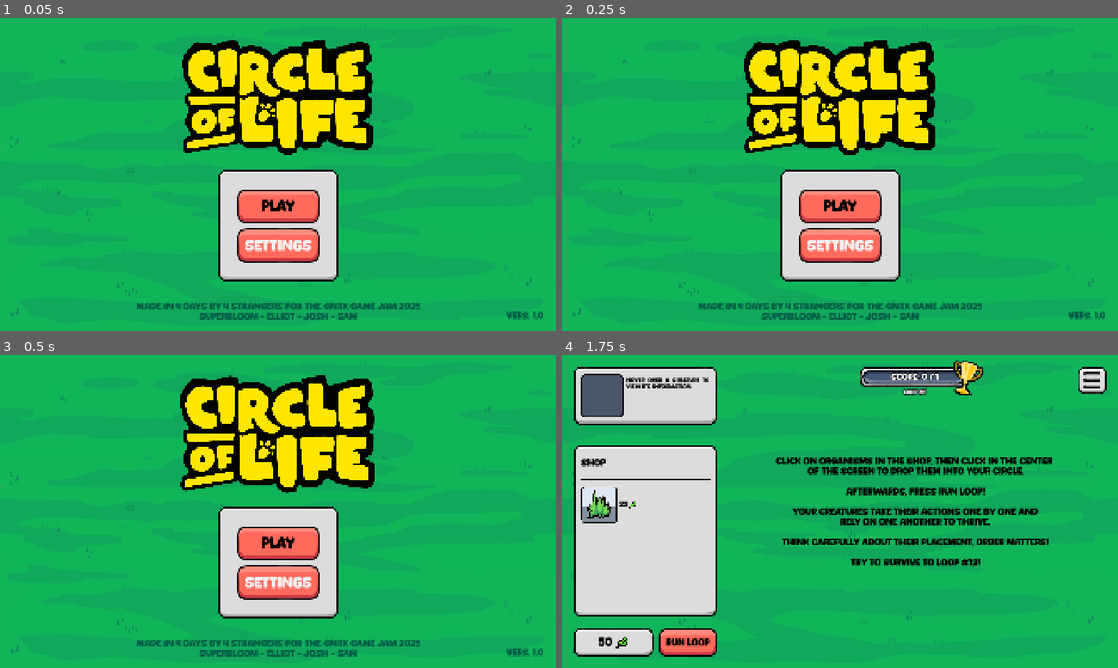
Above: before the commit, frames 1-4 (two rows, left to right).
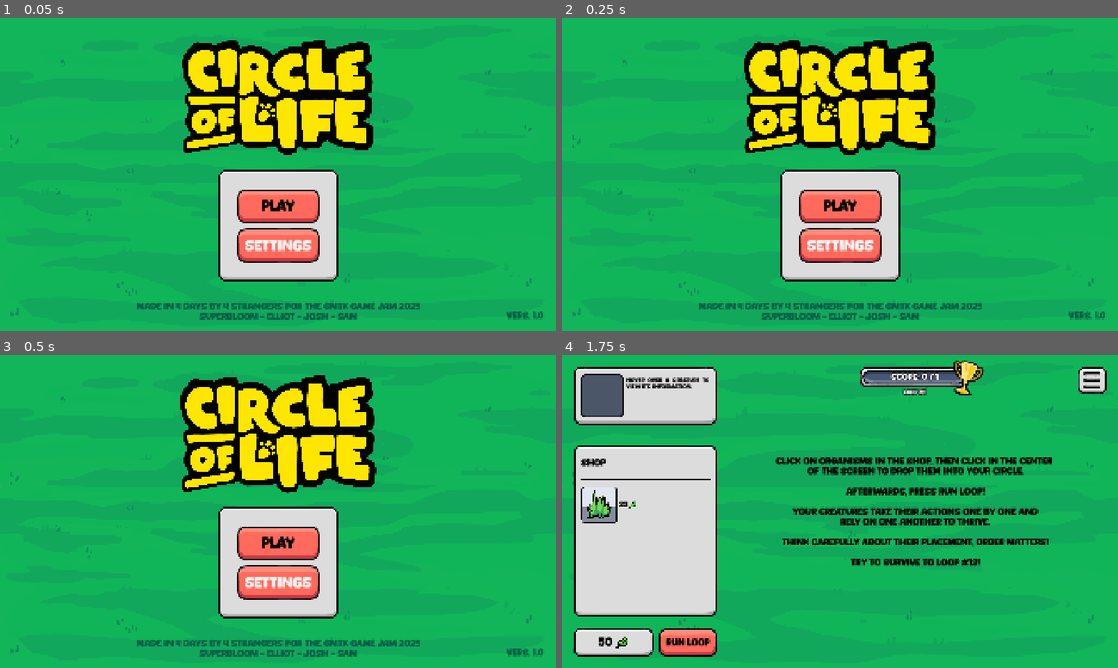
Above: after the commit, the same moments.

Repository: elliotfontaine/gmtk-2025-submission
Game: Godot game, scene res://scenes/main_menu.tscn
The game is run twice, just before and just after one commit, with the same random seed, the same clock (stepped at 60 frames per second) and the same inputs. The engine's default icon, where the game draws it, is replaced by a stand-in: a white triangle on a blue panel in a dark square.
Inputs (mouse positions are in pixels of both pictures, inside the frame that each line leads up to):
- Up to frame 1 (0.05 s): no input
- Up to frame 2 (0.25 s): no input
- Up to frame 3 (0.5 s): no input
- Up to frame 4 (1.75 s): click "play" at 0.5 s; tap Enter at 1.25 s; move the mouse to (962, 495) at 1.27 s; hold D from 1.28 s (still down); hold Shift from 1.28 s (still down); click (962, 495) at 1.42 s

The runs differ from the first frame. In frame 1, 0.1% of the frame differs, in the area x 32-68%, y 8-42%; in frame 2, 0.4%; in frame 3, 0.8%, in the area x 32-68%, y 6-45%; in frame 4, nothing differs.

Commit message:
feat(visuals): add small tilt to game title

Diff:
--- a/scenes/main_menu.tscn
+++ b/scenes/main_menu.tscn
@@ -22,10 +22,22 @@
 "update": 0,
 "values": [Vector2(0.3, 0.3)]
 }
+tracks/1/type = "value"
+tracks/1/imported = false
+tracks/1/enabled = true
+tracks/1/path = NodePath("GameTitle:rotation")
+tracks/1/interp = 1
+tracks/1/loop_wrap = true
+tracks/1/keys = {
+"times": PackedFloat32Array(0),
+"transitions": PackedFloat32Array(1),
+"update": 0,
+"values": [0.0]
+}
 
 [sub_resource type="Animation" id="Animation_oa1go"]
 resource_name = "woob"
-length = 4.0
+length = 8.0
 loop_mode = 1
 step = 0.1
 tracks/0/type = "value"
@@ -35,10 +47,22 @@
 tracks/0/interp = 1
 tracks/0/loop_wrap = true
 tracks/0/keys = {
-"times": PackedFloat32Array(0, 2),
-"transitions": PackedFloat32Array(-2, -2),
-"update": 0,
-"values": [Vector2(0.3, 0.3), Vector2(0.35, 0.35)]
+"times": PackedFloat32Array(0, 2, 4, 6),
+"transitions": PackedFloat32Array(-2, -2, -2, -2),
+"update": 0,
+"values": [Vector2(0.3, 0.3), Vector2(0.35, 0.35), Vector2(0.3, 0.3), Vector2(0.35, 0.35)]
+}
+tracks/1/type = "value"
+tracks/1/imported = false
+tracks/1/enabled = true
+tracks/1/path = NodePath("GameTitle:rotation")
+tracks/1/interp = 2
+tracks/1/loop_wrap = true
+tracks/1/keys = {
+"times": PackedFloat32Array(0, 2, 4, 6),
+"transitions": PackedFloat32Array(-2, -2, -2, -2),
+"update": 0,
+"values": [0.0, -0.0698132, 0.0, 0.0698132]
 }
 
 [sub_resource type="AnimationLibrary" id="AnimationLibrary_tbmy8"]
